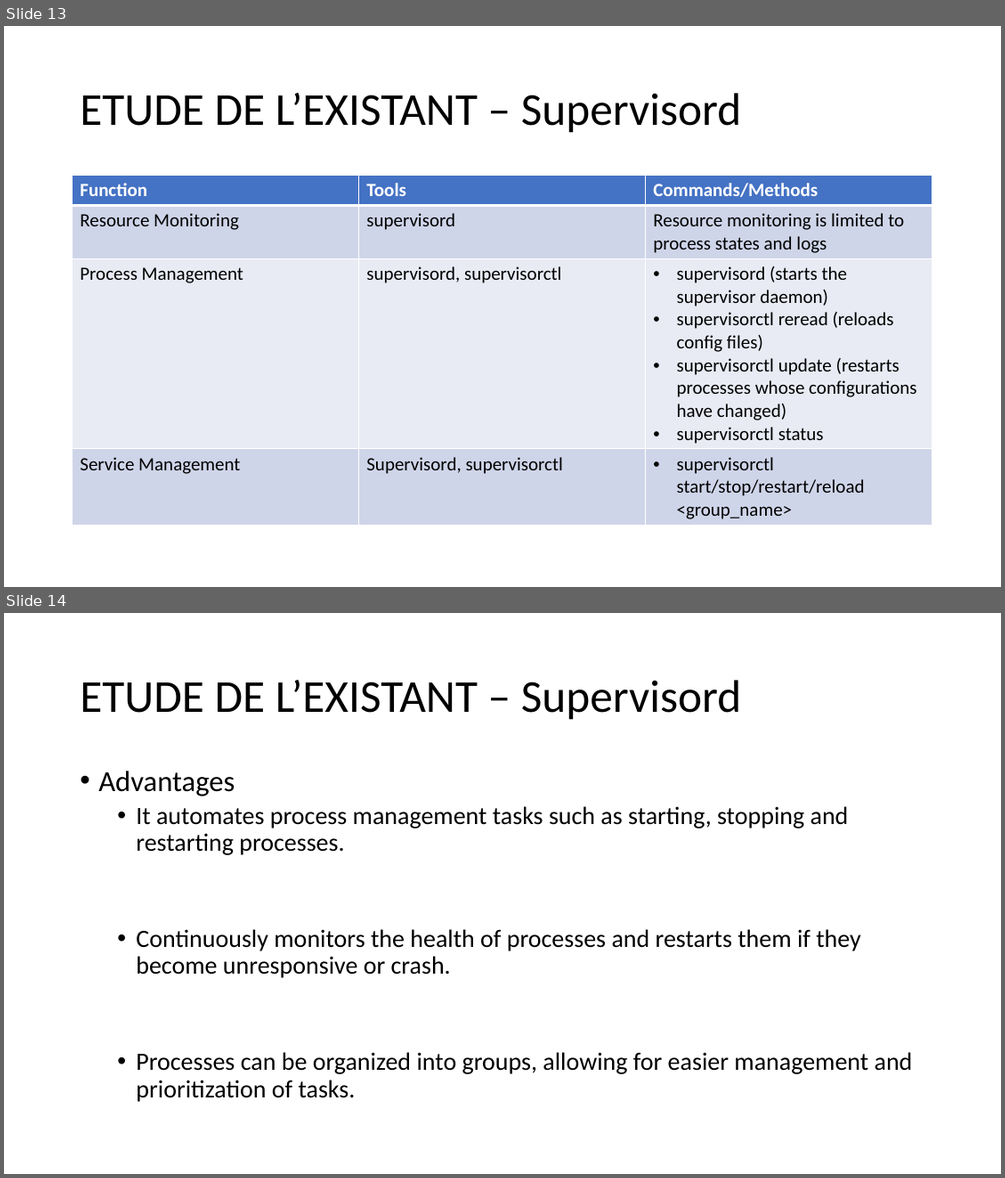
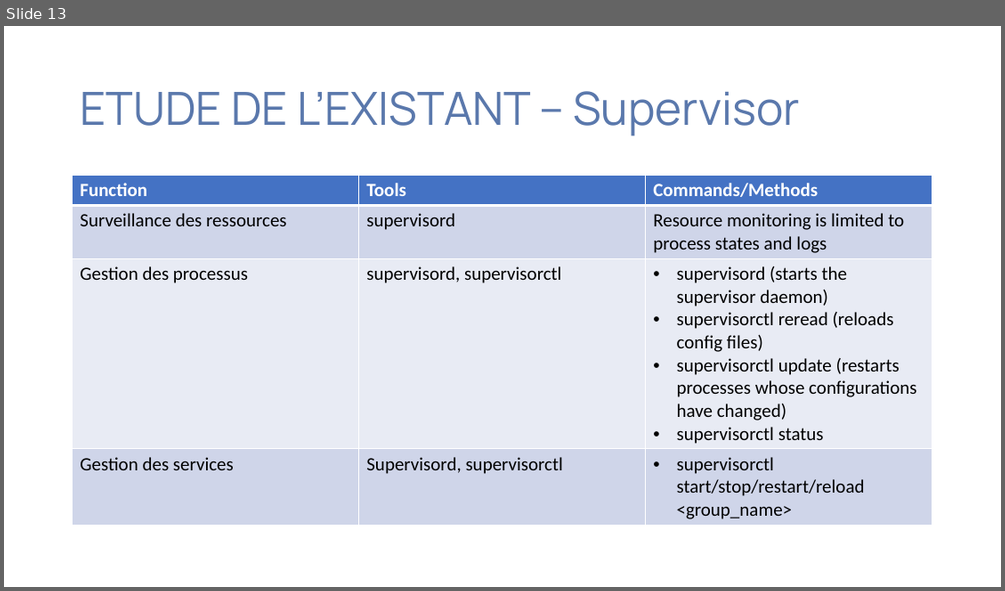
Before and after one commit to Nguh-Prince/TaskMan, a slide deck: documents/CAHIER D’ANALYSES POUR LE GESTIONNAIRE DE TACHES.pptx. Shown one above the other, each under a label of ours: slides 13 and 14 before the commit, slide 13 after it. The pictures are 1005x1178 and 1005x591 pixels, drawn with LibreOffice and Linux fonts; fonts in the diff are those of the drawing. Boxes give left, top, right and bottom in pixels: in the first picture for what was removed or moved away, otherwise in the second. Text is boxed around its words. In the diff, an @@ line names an element or a change of style, - is before the commit and + after.

```diff
--- a/documents/CAHIER D’ANALYSES POUR LE GESTIONNAIRE DE TACHES.pptx
+++ b/documents/CAHIER D’ANALYSES POUR LE GESTIONNAIRE DE TACHES.pptx
@@ slide 14 removed at bbox=[4, 613, 1001, 1174], background #FFFFFF @@
@@ title removed at bbox=[80, 680, 741, 720] @@
-ETUDE DE L’EXISTANT – Supervisord
@@ text removed at bbox=[98, 771, 913, 1102] @@
-• Advantages
-  • It automates process management tasks such as starting, stopping and restarting processes.
-  • Continuously monitors the health of processes and restarts them if they become unresponsive or crash.
-  • Processes can be organized into groups, allowing for easier management and prioritization of tasks.
@@ slide 13 changed as well @@
@@ title at bbox=[80, 91, 800, 136]: text changed; font Calibri to Manrope; text colour #000000 to #5A78AC @@
-ETUDE DE L’EXISTANT – Supervisord
+ETUDE DE L’EXISTANT – Supervisor
@@ table at bbox=[73, 176, 932, 523] @@
-row 2, column 1: Resource Monitoring
+row 2, column 1: Surveillance des ressources
-row 3, column 1: Process Management
+row 3, column 1: Gestion des processus
-row 4, column 1: Service Management
+row 4, column 1: Gestion des services
```
Also in this commit, not shown: 14 other slides changed, 2 slides added, 2 other slides removed, 57 other files.
